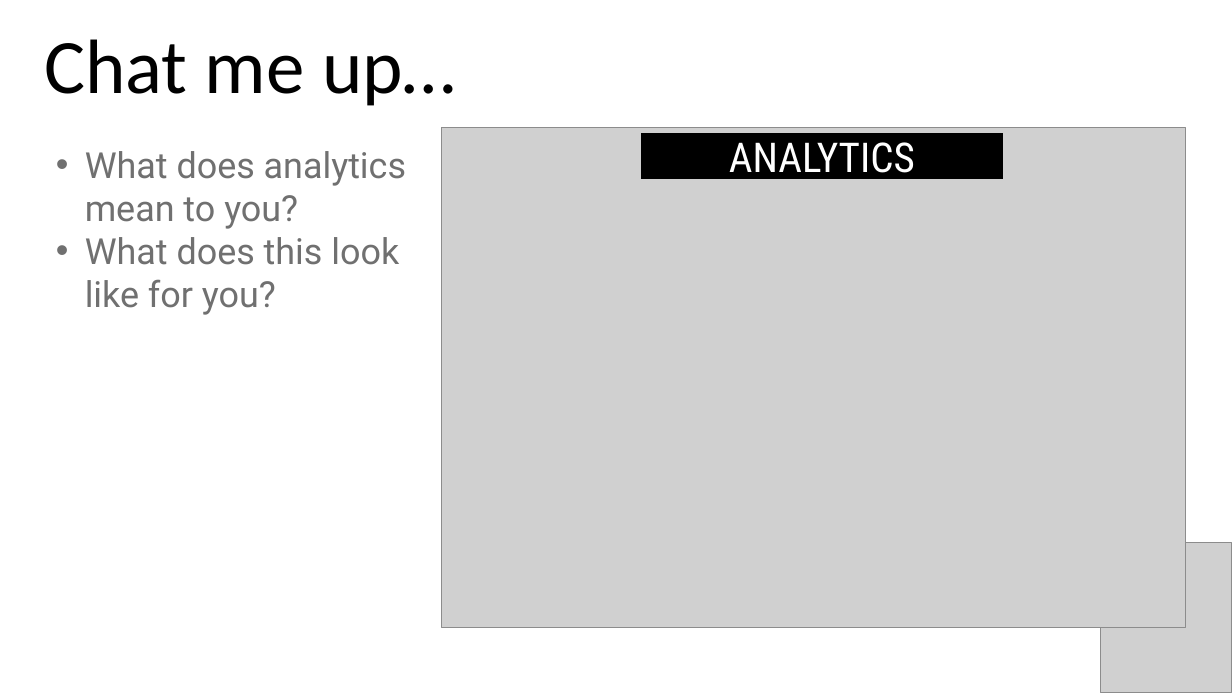
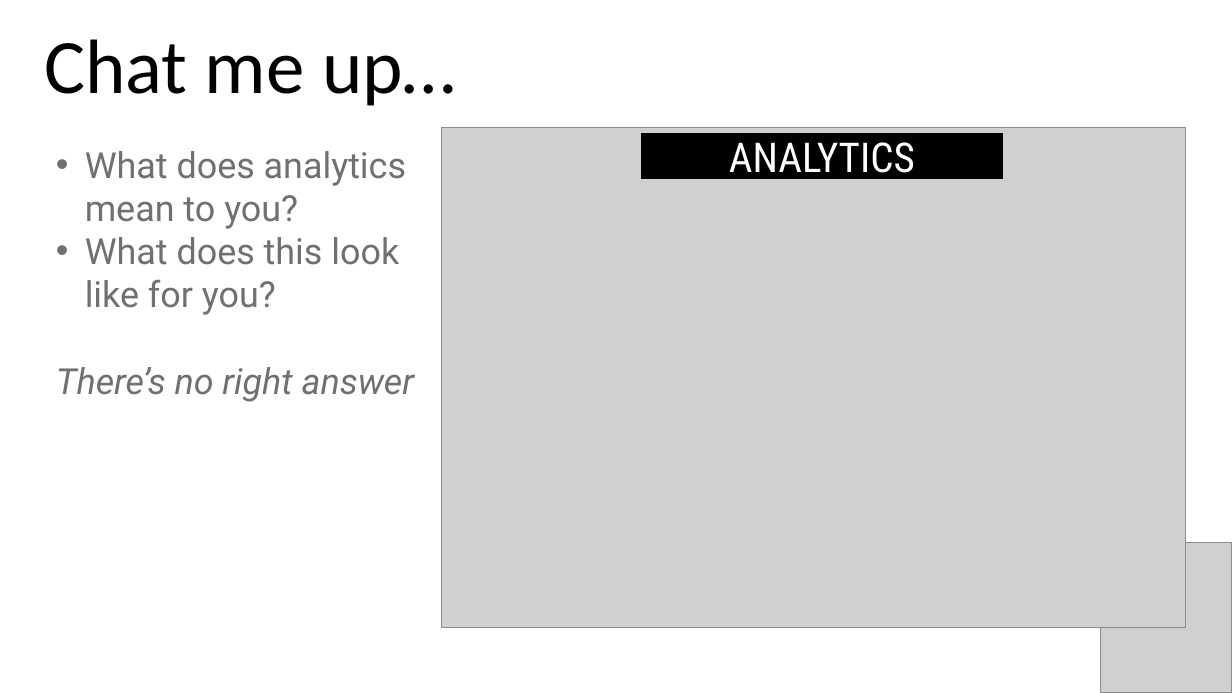
Before and after one commit to stringfestdata/aina-foundations-of-analytics, a slide deck: slide 9 of aina-foundations-of-analytics.pptx (slide 8 before the commit). Drawn at 1232x693 pixels with LibreOffice and Linux fonts; fonts in the diff are those of the drawing; grey boxes stand for pictures. Boxes give left, top, right and bottom in pixels: in the first picture for what was removed or moved away, otherwise in the second. Text is boxed around its words. In the diff, an @@ line names an element or a change of style, - is before the commit and + after.

```diff
--- a/aina-foundations-of-analytics.pptx
+++ b/aina-foundations-of-analytics.pptx
@@ text at box(56, 367, 415, 402): paragraph added @@
+There’s no right answer
```
Also in this commit, not shown: 4 other slides changed, 1 slide added, 18 other files.
